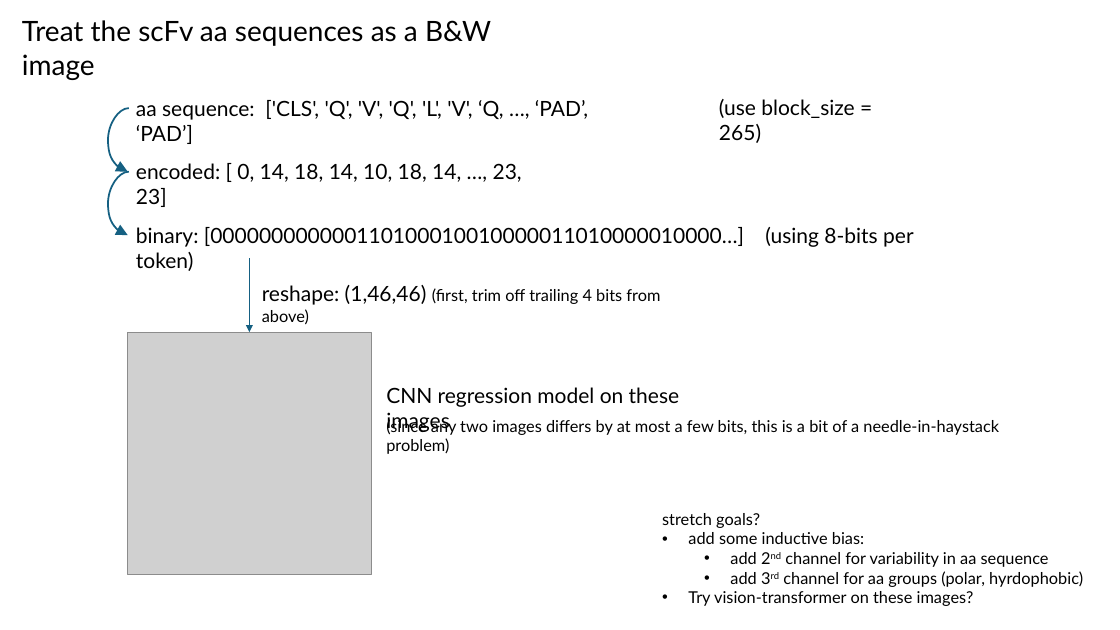
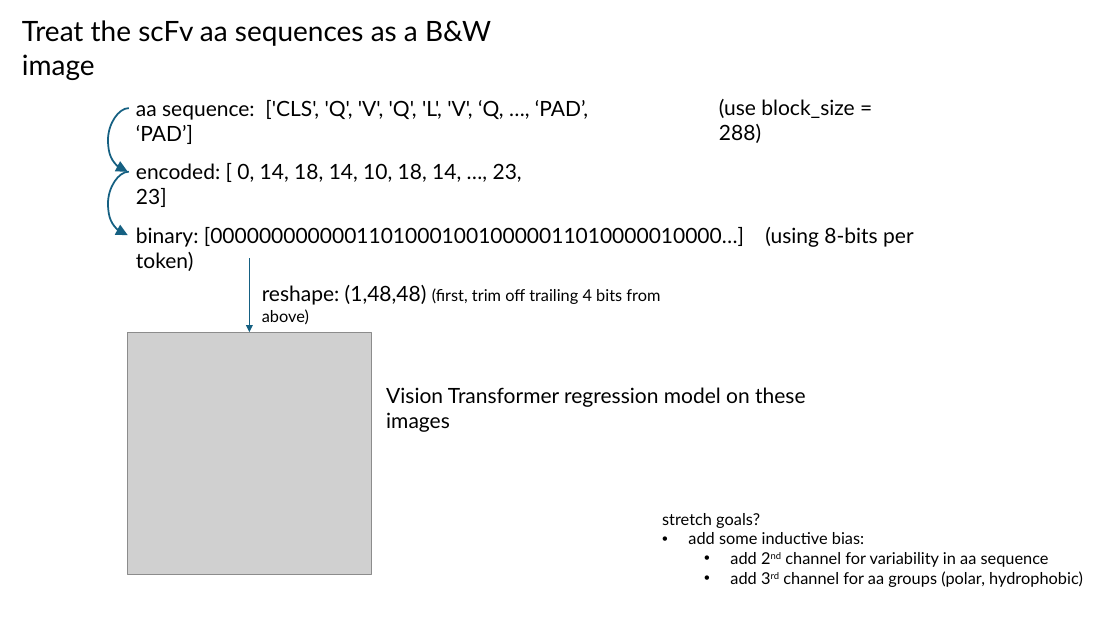
Before and after one commit to planaria158/BERT-antibody-antigen-binding-energy, a slide deck: slide 7 of Homework-aAlphaBio.pptx (slide 5 before the commit). Drawn at 1120x630 pixels with LibreOffice and Linux fonts; fonts in the diff are those of the drawing; grey boxes stand for pictures. Boxes give left, top, right and bottom in pixels: in the first picture for what was removed or moved away, otherwise in the second. Text is boxed around its words. In the diff, an @@ line names an element or a change of style, - is before the commit and + after.

Commit message:
slide deck

```diff
--- a/Homework-aAlphaBio.pptx
+++ b/Homework-aAlphaBio.pptx
@@ text at (719,99,854,143): text changed @@
-(use block_size = 265)
+(use block_size = 288)
@@ text at (262,285,660,305): text changed @@
-reshape: (1,46,46) (first, trim off trailing 4 bits from above)
+reshape: (1,48,48) (first, trim off trailing 4 bits from above)
@@ text at (386,387,805,432): text changed @@
-CNN regression model on these images
+Vision Transformer regression model on these images
@@ text removed at (386,418,999,454) @@
-(since any two images differs by at most a few bits, this is a bit of a needle-in-haystack problem)
@@ text at (730,571,1083,587): text changed @@
-  • add 3rd channel for aa groups (polar, hyrdophobic)
-• Try vision-transformer on these images?
+  • add 3rd channel for aa groups (polar, hydrophobic)
```
Also in this commit, not shown: 2 other slides changed, 4 slides added, 2 slides removed.
